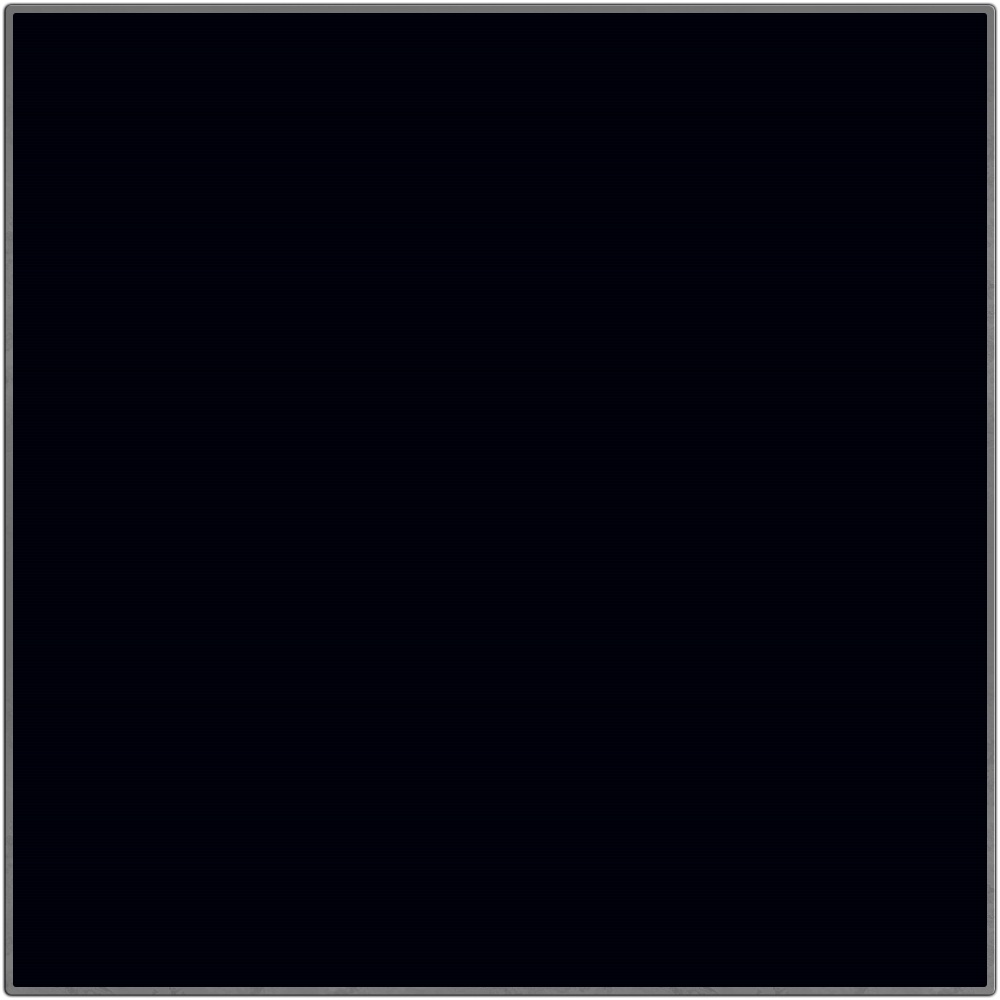
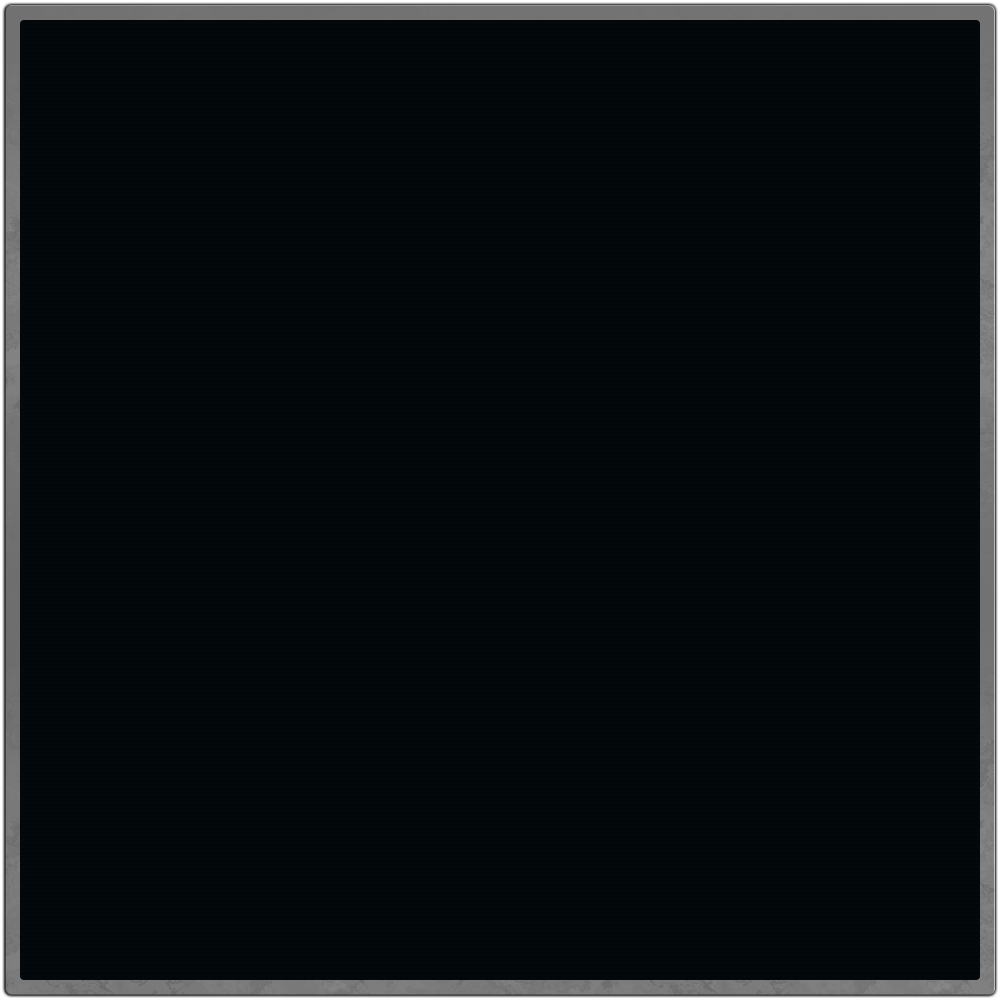
Revision of a layered 1000 × 1000 image; what changed, layer by layer:
added layer "Pattern Fill 2" above "Pattern Fill 1" over [20, 20, 980, 980]
hid "Pattern Fill 1" over [13, 13, 987, 987]
